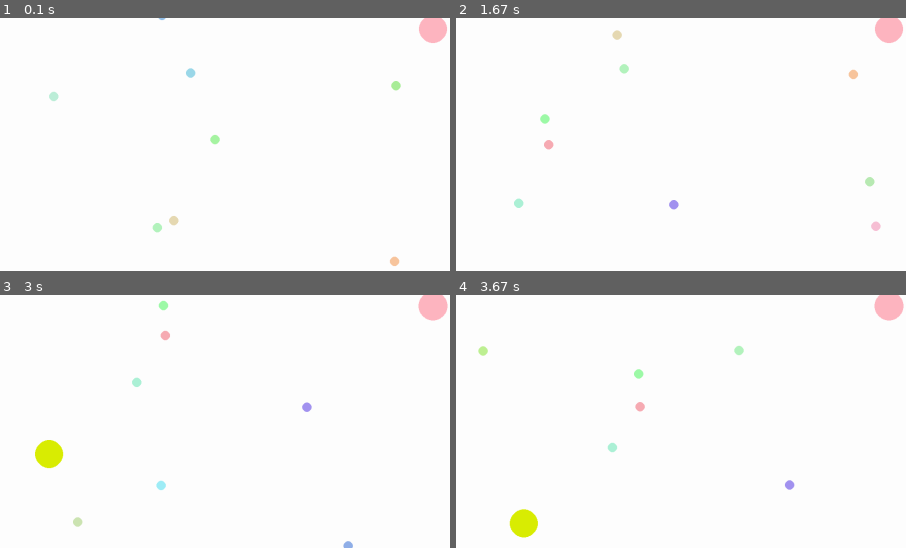
Above: before the commit, frames 1-4 (two rows, left to right).
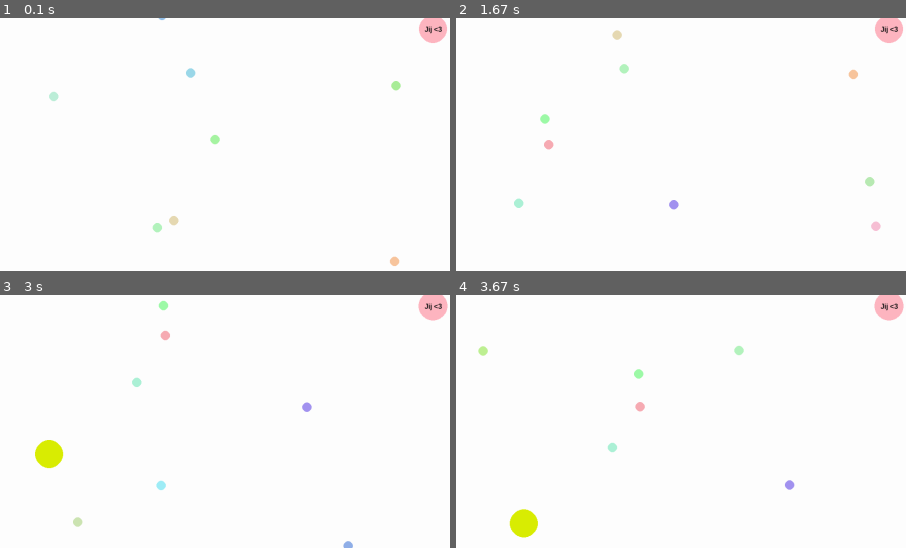
Above: after the commit, the same moments.

Repository: vpetrova23/Softeng-game-w6-7
Game: pygame game, started from main.py
The game is run twice, just before and just after one commit, with the same random seed, the same clock (stepped at 60 frames per second) and the same inputs.
Inputs (mouse positions are % of the whole screen's width and height, from its top left):
- Up to frame 1 (0.1 s): no input
- Up to frame 2 (1.67 s): click (51, 57) at 0.38 s; click (60, 72) at 0.72 s; click (87, 85) at 1.05 s; click (14, 47) at 1.38 s
- Up to frame 3 (3 s): click (50, 62) at 1.72 s; click (36, 29) at 2.05 s; click (85, 76) at 2.38 s; click (17, 60) at 2.72 s
- Up to frame 4 (3.67 s): click (21, 31) at 3.05 s; click (54, 46) at 3.42 s
The pictures show only the part of the screen within x 2-52%, y 48-98%; the shares and areas given below are measured in that part.

The runs differ from the first frame. In frame 1, less than 0.1% of the frame differs, in the area x 94-99%, y 3-7%; in frame 2, less than 0.1%; in frame 3, less than 0.1%; in frame 4, less than 0.1%.

Commit message:
label aangemaakt voor player <3

Diff:
--- a/game.py
+++ b/game.py
@@ -17,6 +17,7 @@
         self.player = Player()
         self.world = World()
         self.camera = Camera(self.player)
+        self.name_font = pygame.font.SysFont("arial", 18, bold=True)
 
     def handle_events(self):
         """Handel input af."""
@@ -61,6 +62,15 @@
         # Teken speler via camera
         self.camera.draw_entity(self.screen, self.player)
 
+        # Teken naam van speler
+        screen_x, screen_y = self.camera.get_screen_pos(self.player.pos_x, self.player.pos_y)
+
+        font_size = max(10, int(self.player.radius * 0.5)) # Pas fontgrootte aan op basis van radius
+        name_font = pygame.font.SysFont("arial", font_size, bold=True)
+        label = name_font.render(self.player.name, True, (20, 20, 20))
+        label_rect = label.get_rect(center=(int(screen_x), int(screen_y)))
+        self.screen.blit(label, label_rect)
+
         pygame.display.flip()
 
     def run(self):
--- a/player.py
+++ b/player.py
@@ -6,6 +6,7 @@
 
 class Player(Entity):
     def __init__(self):
+        self.name = "Jij <3" # Om aan te tonen wie je bent
         pos_x = WORLD_WIDTH // 2
         pos_y = WORLD_HEIGHT // 2
         super().__init__(pos_x, pos_y, color=PLAYER_COLOR)
